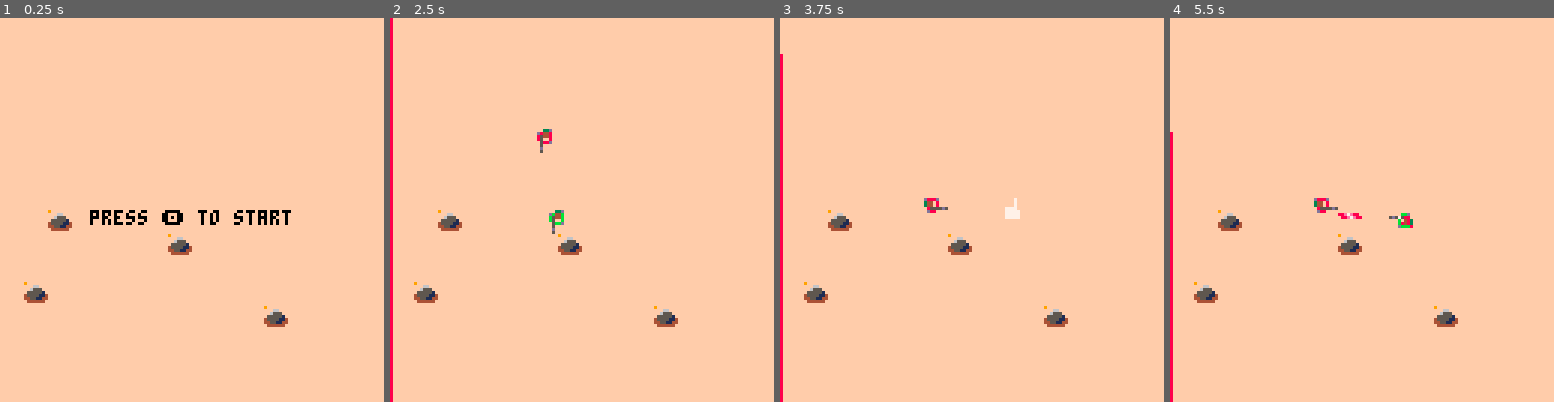
Above: before the commit, frames 1-4 (left to right).
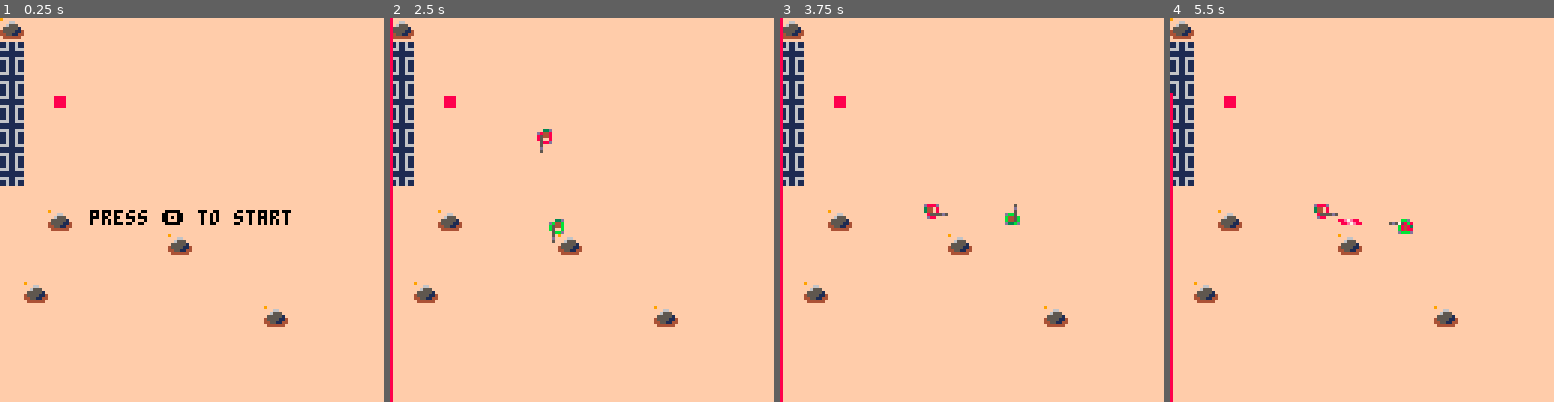
Above: after the commit, the same moments.

Repository: eduszesz/shmup
Game: PICO-8 cartridge topshooter.p8
The game is run twice, just before and just after one commit, with the same random seed, the same clock (stepped at 60 frames per second) and the same inputs.
Inputs:
- Up to frame 1 (0.25 s): no input
- Up to frame 2 (2.5 s): tap O (Z key) at 0.33, 0.7, 1.43, 2.22 s; tap X (X key) at 1.07, 2.07, 2.4 s; hold Left 1.97-2.37 s; hold Down from 2.42 s (still down)
- Up to frame 3 (3.75 s): tap X (X key) every 0.33 s from 2.73 to 3.73 s; release Down at 2.82 s; hold Right 2.87-3.53 s; tap O (Z key) at 3.1 s; hold Up from 3.58 s (still down)
- Up to frame 4 (5.5 s): tap O (Z key) at 3.98, 4.87 s; tap X (X key) every 0.33 s from 4.07 to 5.4 s; release Up at 4.08 s; hold Right 4.13-4.53 s; hold Down 4.58-5.08 s; hold Left from 5.13 s (still down)

The runs differ from the first frame. In frame 1, 2.7% of the frame differs, in the area x 0-18%, y 0-44%; in frame 2, 2.6%; in frame 3, 2.8%; in frame 4, 3.2%, in the area x 0-64%, y 0-57%.

Commit message:
player bounderies and map experiments

Diff:
--- a/topshooter.p8
+++ b/topshooter.p8
@@ -130,12 +130,12 @@
 	if frate<0 then
 		frate=3
 	end
-	if hit((p.x+p.dx),p.y,7,7,0) then
-		p.dx=0
-	end
-
-	if hit(p.x,(p.y+p.dy),7,7,0) then
-		p.dy=0
+	if hit((p.x+p.dx),p.y,4,4,0) then
+		p.dx*=-1
+	end
+
+	if hit(p.x,(p.y+p.dy),4,4,0) then
+		p.dy*=-1
 	end
 
 	for b in all(bullets) do
@@ -174,6 +174,12 @@
 	if p.h>0 then
 		p.x+=p.dx
 		p.y+=p.dy
+	end
+	if p.h>0 then
+		if p.x<0 then p.x=0 end
+		if p.x>120 then p.x=120 end
+		if p.y<0 then p.y=0 end
+		if p.y>120 then p.y=120 end
 	end
 end
 
@@ -539,8 +545,11 @@
 function mkmap()
 	for y=0,7 do
 		for x=120,127 do
-			if sget(x,y)==15 then
-				mset(x-120,y,15)
+			if sget(x,y)==1 then
+				mset(x-120,y,16)
+			end
+			if sget(x,y)==8 then
+				mset(x-120,y,17)
 			end
 		end
 	end
@@ -585,22 +594,22 @@
  return true
 end
 __gfx__
-0000000000000500000000000000000000000bbd00033d00db33d0000000000000000000000080000000000000000000000000000000000000000000ffffffff
-0000000000000d00000000500000bbd005d5555b0db44b00b544b0000000000000000000000880000000000008004400070066000000660000060000f000000f
-0070070000000500000000d05d5555b00000b4430b544b00b544b000dbbbd000000000000008e000000000000de34400060766000600660000066000f000000f
-0007700000dbb50000000050000b04430000b4430b500b0005bbd0003440b000dbbd0000000e700088e7e88000330000007700000077000000000000f000000f
-0007700000b005b0000dbb50000b04430000dbbd005bbd00050000003440b000344b00000007e000088e7e880e33d050007767000000600000060000f000000f
-0070070000b445b0000b445b000dbbbd00000000005000000d0000000b5555d5344b0000000e800000000000088ee500077000000070000000000000f000000f
-0000000000b44bd0000b445b000000000000000000d00000050000000dbb0000b5555d50000880000000000080855080707000000000000000000000f000000f
-0000000000d33000000d33bd0000000000000000005000000000000000000000dbb00000000800000000000000580500005700000000000000000000ffffffff
-00000000000000000000000000000000000000000000000000000000000000000000000000000000000000000000000000000000000000000000000000000000
-00000000000000000000000000000000000000000000000000000000000000000000000000000000000000000000000000000000000000000000000000000000
-00000000000000000000000000000000000000000000000000000000000000000000000000000000000000000000000000000000000000000000000000000000
-00000000000000000000000000000000000000000000000000000000000000000000000000000000000000000000000000000000000000000000000000000000
-00000000000000000000000000000000000000000000000000000000000000000000000000000000000000000000000000000000000000000000000000000000
-00000000000000000000000000000000000000000000000000000000000000000000000000000000000000000000000000000000000000000000000000000000
-00000000000000000000000000000000000000000000000000000000000000000000000000000000000000000000000000000000000000000000000000000000
-00000000000000000000000000000000000000000000000000000000000000000000000000000000000000000000000000000000000000000000000000000000
+0000000000000500000000000000000000000bbd00033d00db33d000000000000000000000008000000000000000000000000000000000000000000000000000
+0000000000000d00000000500000bbd005d5555b0db44b00b544b000000000000000000000088000000000000800440007006600000066000006000010000000
+0070070000000500000000d05d5555b00000b4430b544b00b544b000dbbbd000000000000008e000000000000de3440006076600060066000006600010000000
+0007700000dbb50000000050000b04430000b4430b500b0005bbd0003440b000dbbd0000000e700088e7e8800033000000770000007700000000000010800000
+0007700000b005b0000dbb50000b04430000dbbd005bbd00050000003440b000344b00000007e000088e7e880e33d05000776700000060000006000010000000
+0070070000b445b0000b445b000dbbbd00000000005000000d0000000b5555d5344b0000000e800000000000088ee50007700000007000000000000010000000
+0000000000b44bd0000b445b000000000000000000d00000050000000dbb0000b5555d5000088000000000008085508070700000000000000000000010000000
+0000000000d33000000d33bd0000000000000000005000000000000000000000dbb0000000080000000000000058050000570000000000000000000000000000
+11611611000000000000000000000000000000000000000000000000000000000000000000000000000000000000000000000000000000000000000000000000
+11611611000000000000000000000000000000000000000000000000000000000000000000000000000000000000000000000000000000000000000000000000
+66611666008888000000000000000000000000000000000000000000000000000000000000000000000000000000000000000000000000000000000000000000
+11111111008888000000000000000000000000000000000000000000000000000000000000000000000000000000000000000000000000000000000000000000
+11111111008888000000000000000000000000000000000000000000000000000000000000000000000000000000000000000000000000000000000000000000
+66611666008888000000000000000000000000000000000000000000000000000000000000000000000000000000000000000000000000000000000000000000
+11611611000000000000000000000000000000000000000000000000000000000000000000000000000000000000000000000000000000000000000000000000
+11611611000000000000000000000000000000000000000000000000000000000000000000000000000000000000000000000000000000000000000000000000
 00000000000000000000000000000000000000000000000000000000000000000000000000000000000000000000000000000000000000000000000000000000
 00000000000000000000000000000000000000000000000000000000000000000000000000000000000000000000000000000000000000000000000000000000
 00000000000000000000000000000000000000000000000000000000000000000000000000000000000000000000000000000000000000000000000000000000
